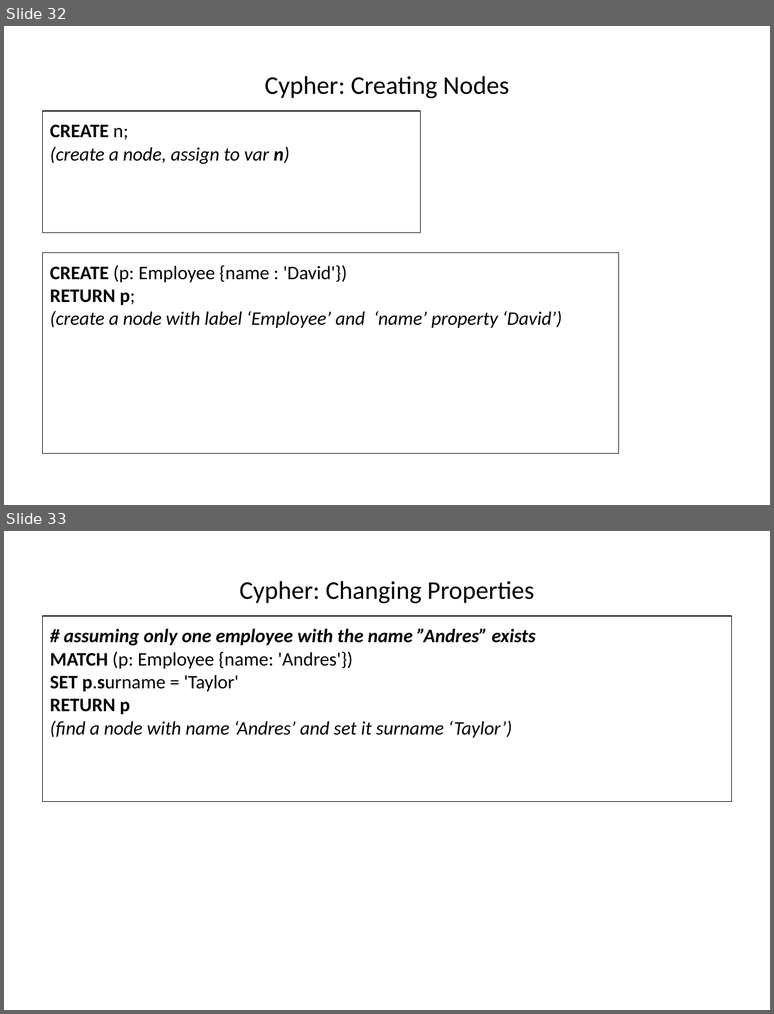
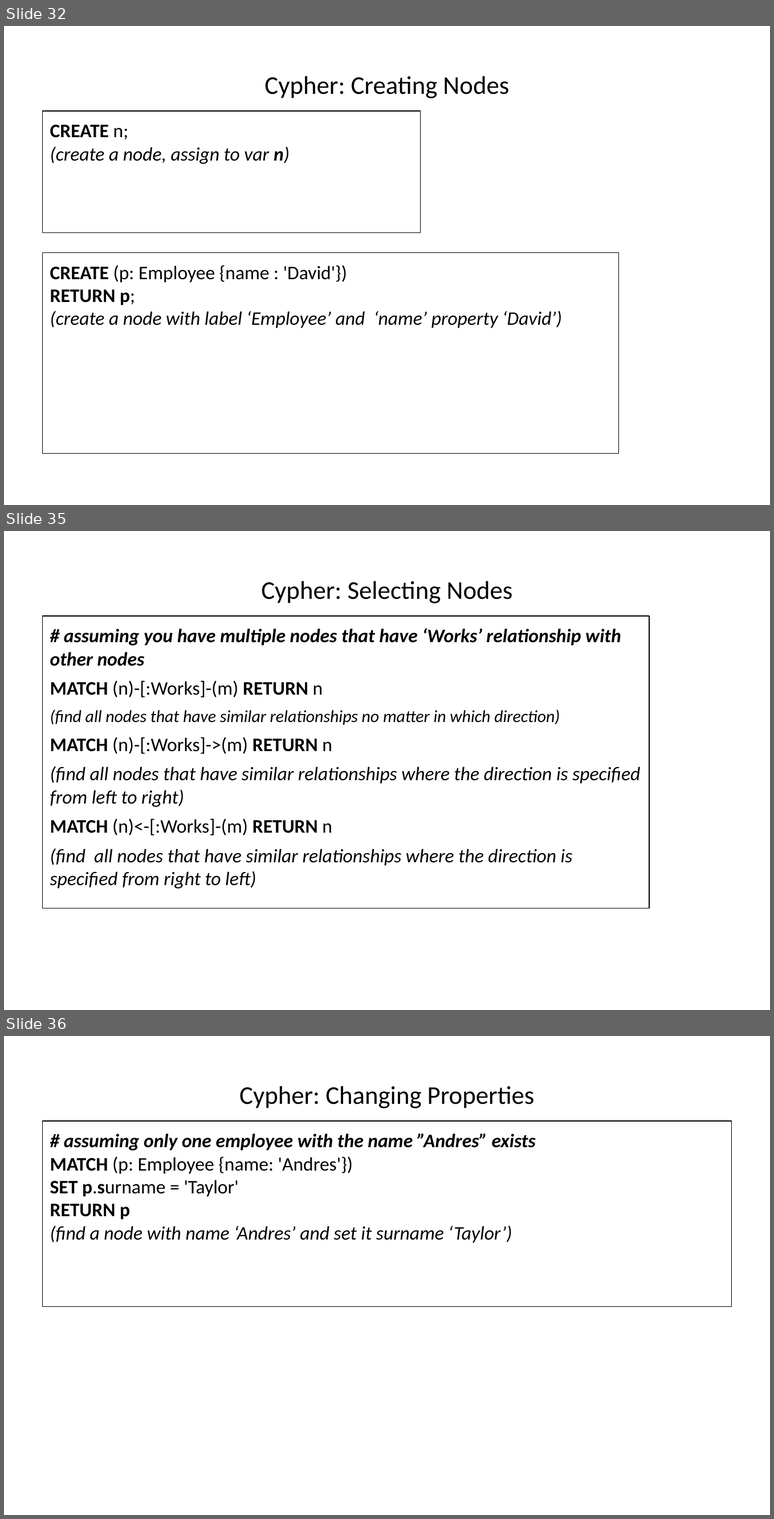
Before and after one commit to hogeschool/INFDEV026B, a slide deck: 2018-2019/build/Lecture 5.pptx. Shown one above the other, each under a label of ours: slides 32 and 33 before the commit, slides 32, 35 and 36 after it; the slides between them are not shown. The pictures are 774x1014 and 774x1519 pixels, drawn with LibreOffice and Linux fonts; fonts in the diff are those of the drawing. Boxes give left, top, right and bottom in pixels: in the first picture for what was removed or moved away, otherwise in the second. Text is boxed around its words. In the diff, an @@ line names an element or a change of style, - is before the commit and + after.

```diff
--- a/2018-2019/build/Lecture 5.pptx
+++ b/2018-2019/build/Lecture 5.pptx
@@ slide 35 added at [4,531,770,1010], background #FFFFFF @@
@@ title added at [261,581,513,603], 24 pt, text #000000 @@
+Cypher: Selecting Nodes
@@ text added at [42,616,649,909], outline #000000 0.75 pt, 18 pt, text #000000, italic @@
+# assuming you have multiple nodes that have ‘Works’ relationship with other nodes
+MATCH (n)-[:Works]-(m) RETURN n
+(find all nodes that have similar relationships no matter in which direction)
+MATCH (n)-[:Works]->(m) RETURN n
+(find all nodes that have similar relationships where the direction is specified from left to right)
+MATCH (n)<-[:Works]-(m) RETURN n
+(find all nodes that have similar relationships where the direction is specified from right to left)
@@ what was slide 33 is now slide 36 @@
```
Also in this commit, not shown: 3 slides changed, 3 other slides added.
